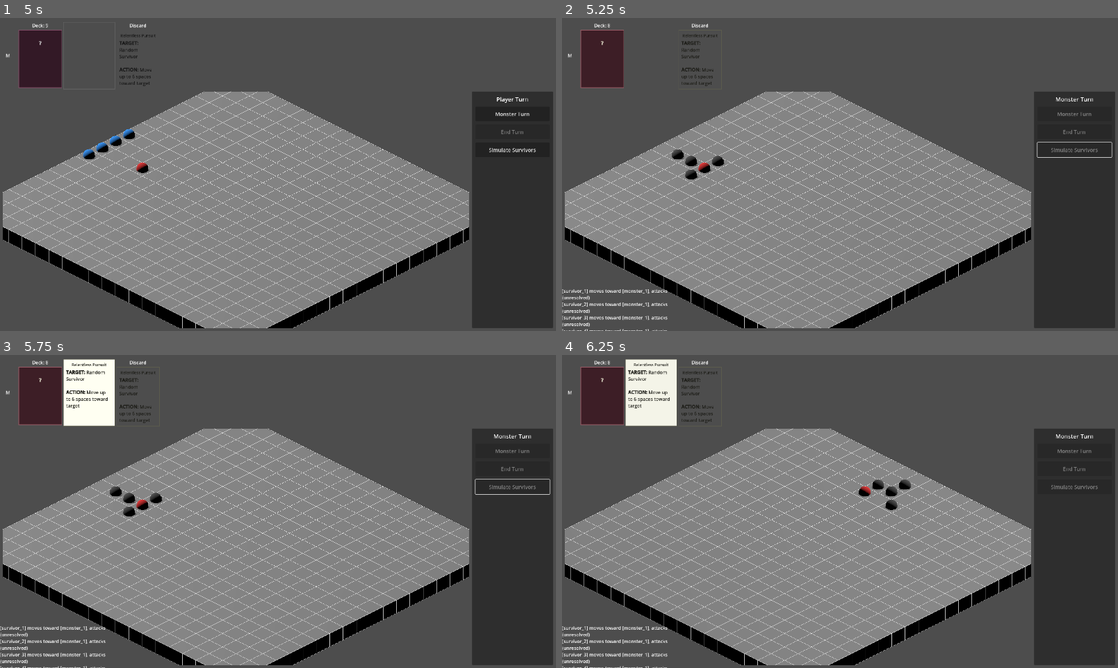
Above: before the commit, frames 1-4 (two rows, left to right).
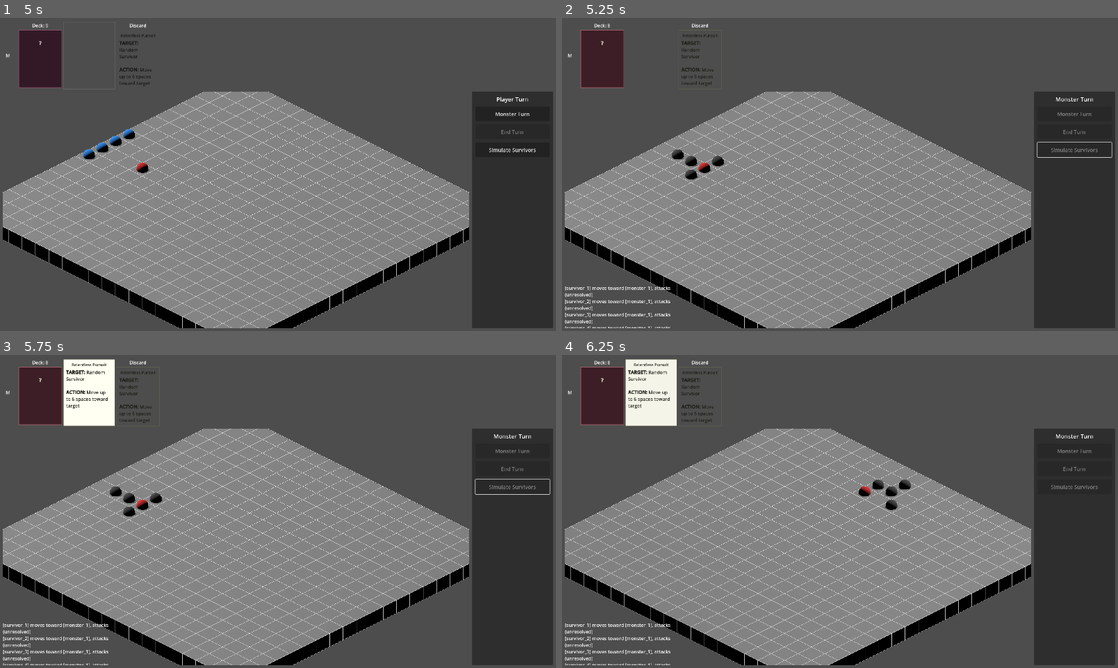
Above: after the commit, the same moments.

Repository: aartcmeijer-hash/silt-2
Game: Godot game, scene res://scenes/menus/main_menu.tscn
The game is run twice, just before and just after one commit, with the same random seed, the same clock (stepped at 60 frames per second) and the same inputs.
Inputs (mouse positions are in pixels of both pictures, inside the frame that each line leads up to):
- Up to frame 1 (5 s): click "Play" at 0.5 s; click "Low risk, low reward" at 1.25 s; click "Monster Turn" at 2 s; tap Enter at 2.75 s; move the mouse to (400, 158) at 2.77 s; hold E (rotate_right) 2.78-3.53 s; click (400, 158) at 2.92 s; move the mouse to (166, 190) at 3.52 s; hold Q (rotate_left) 3.53-4.28 s; move the mouse to (333, 105) at 4.27 s; hold E (rotate_right) from 4.28 s (still down)
- Up to frame 2 (5.25 s): release E (rotate_right) at 5 s; click "Simulate Survivors" at 5 s
- Up to frame 3 (5.75 s): no input
- Up to frame 4 (6.25 s): tap Space at 5.75 s; move the mouse to (812, 574) at 5.77 s; hold E (rotate_right) from 5.78 s (still down); click (812, 574) at 5.92 s

Frame 1 is identical in both runs. In frame 2, 1.0% of the frame differs, in the area x 0-20%, y 85-100%; in frame 3, 1.0%; in frame 4, 1.0%.

Commit message:
fix: add log panel margins, stop clearing log on turn change

Diff:
--- a/scripts/game/tactical_game_screen.gd
+++ b/scripts/game/tactical_game_screen.gd
@@ -40,6 +40,8 @@
 	_attack_log_label.custom_minimum_size = Vector2(400, 150)
 	_attack_log_label.set_anchors_preset(Control.PRESET_BOTTOM_LEFT)
 	_attack_log_label.grow_vertical = Control.GROW_DIRECTION_BEGIN
+	_attack_log_label.offset_bottom = -10
+	_attack_log_label.offset_left = 10
 	_attack_log_label.add_theme_color_override("default_color", Color.WHITE)
 	_attack_log_label.scroll_active = false
 	add_child(_attack_log_label)
@@ -223,8 +225,6 @@
 
 
 func _on_turn_changed(new_turn: TurnState.Turn) -> void:
-	if new_turn == TurnState.Turn.PLAYER and _attack_log_label:
-		_attack_log_label.text = ""
 	_update_ui()
 
 
